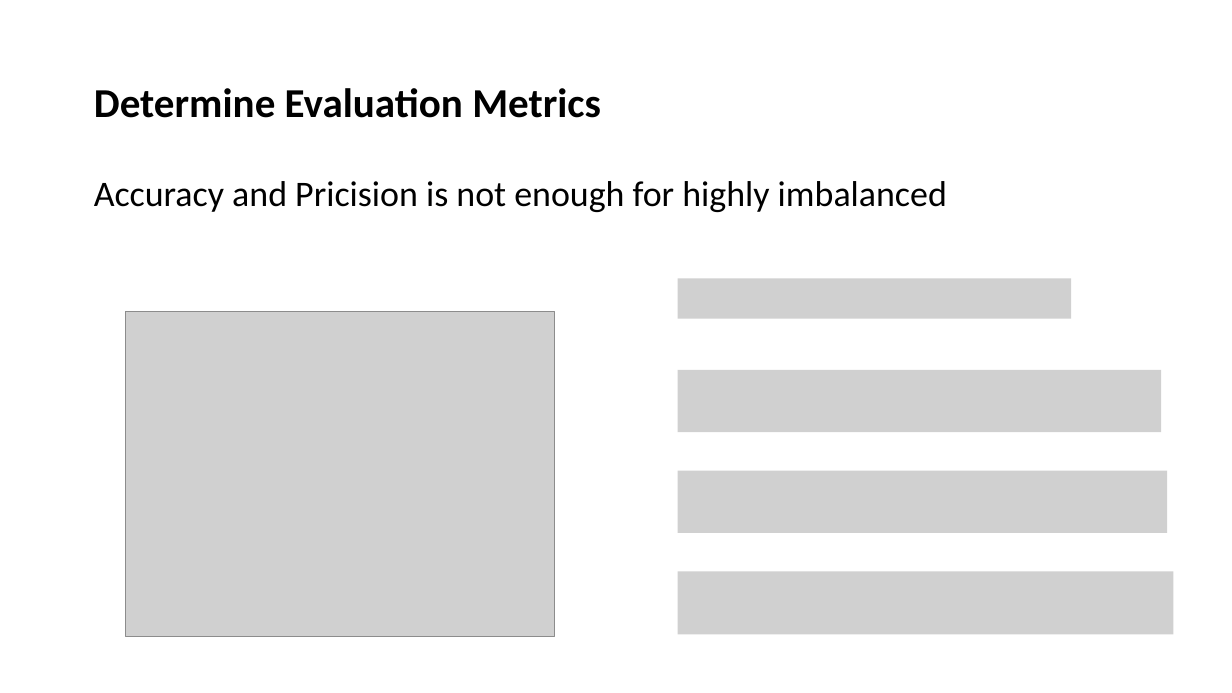
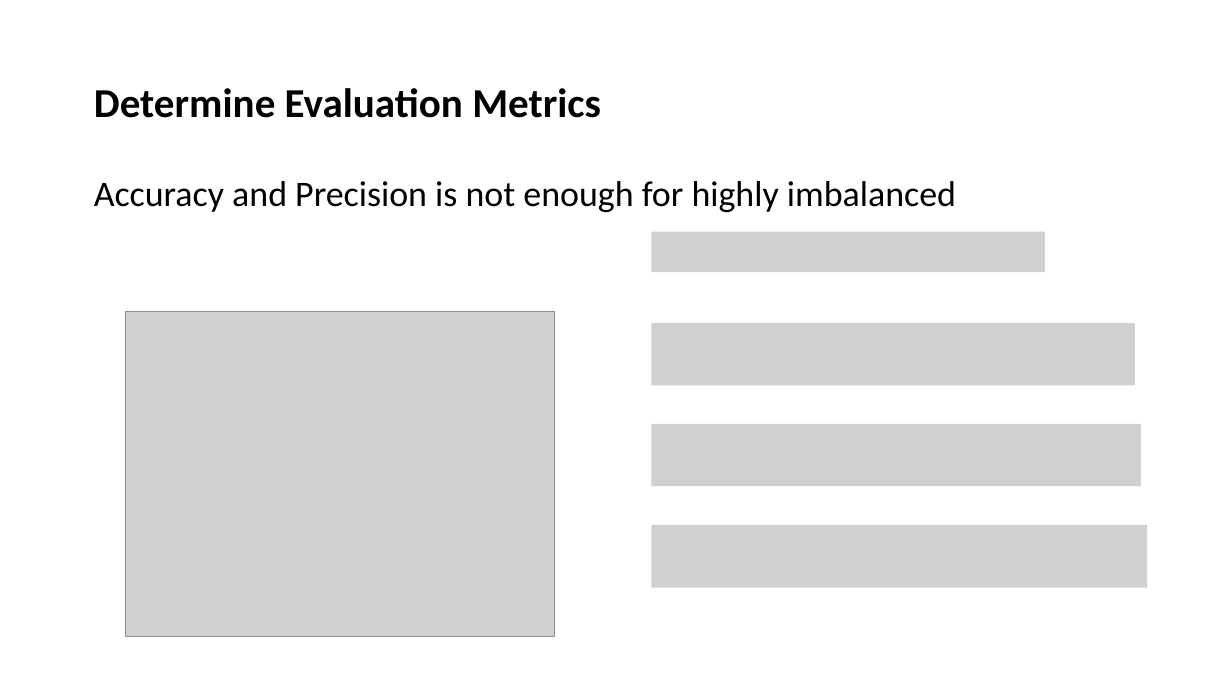
Before and after one commit to EshanJayasundara/Home-Credit-Default-Risk-Prediction, a slide deck: slide 8 of Home Credit Default Risk Prediction Presentation.pptx (slide 7 before the commit). Drawn at 1232x693 pixels with LibreOffice and Linux fonts; fonts in the diff are those of the drawing; grey boxes stand for pictures. Boxes give left, top, right and bottom in pixels: in the first picture for what was removed or moved away, otherwise in the second. Text is boxed around its words. In the diff, an @@ line names an element or a change of style, - is before the commit and + after.

```diff
--- a/Home Credit Default Risk Prediction Presentation.pptx
+++ b/Home Credit Default Risk Prediction Presentation.pptx
@@ text at <box>94,181,956,212</box>: text changed @@
-Accuracy and Pricision is not enough for highly imbalanced
+Accuracy and Precision is not enough for highly imbalanced
@@ picture added at <box>652,232,1045,273</box> @@
@@ picture removed at <box>677,278,1071,319</box> @@
@@ picture added at <box>652,323,1135,386</box> @@
@@ picture removed at <box>677,370,1161,433</box> @@
@@ picture added at <box>652,424,1141,486</box> @@
@@ picture removed at <box>677,470,1167,532</box> @@
@@ picture added at <box>652,525,1148,588</box> @@
@@ picture removed at <box>677,571,1174,634</box> @@
```
Also in this commit, not shown: 4 other slides changed, 4 slides added, 1 slide removed, 3 other files.
